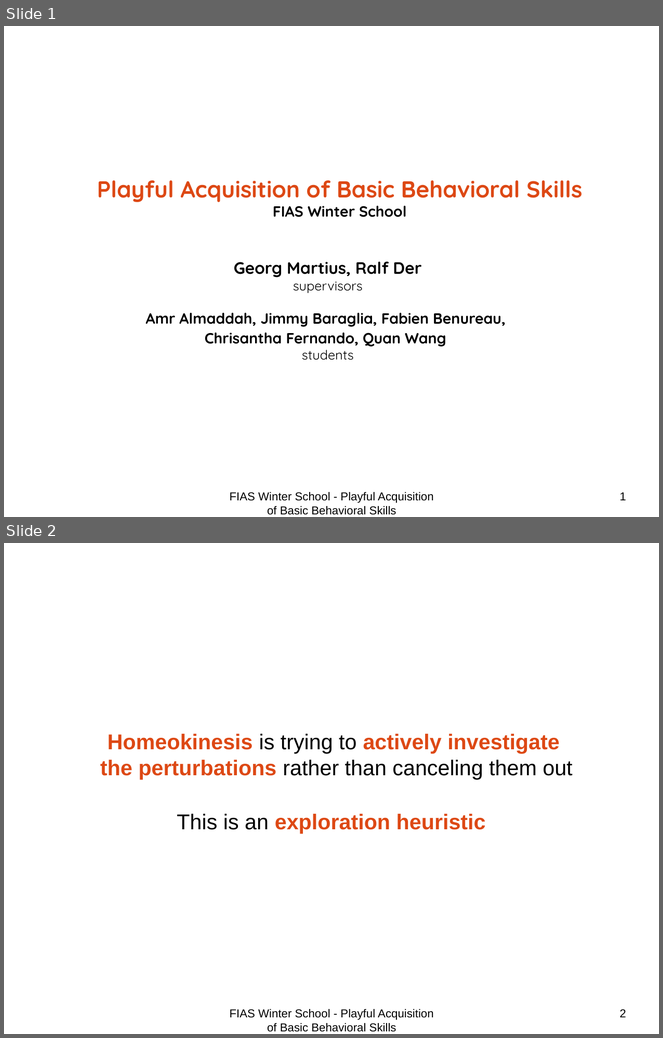
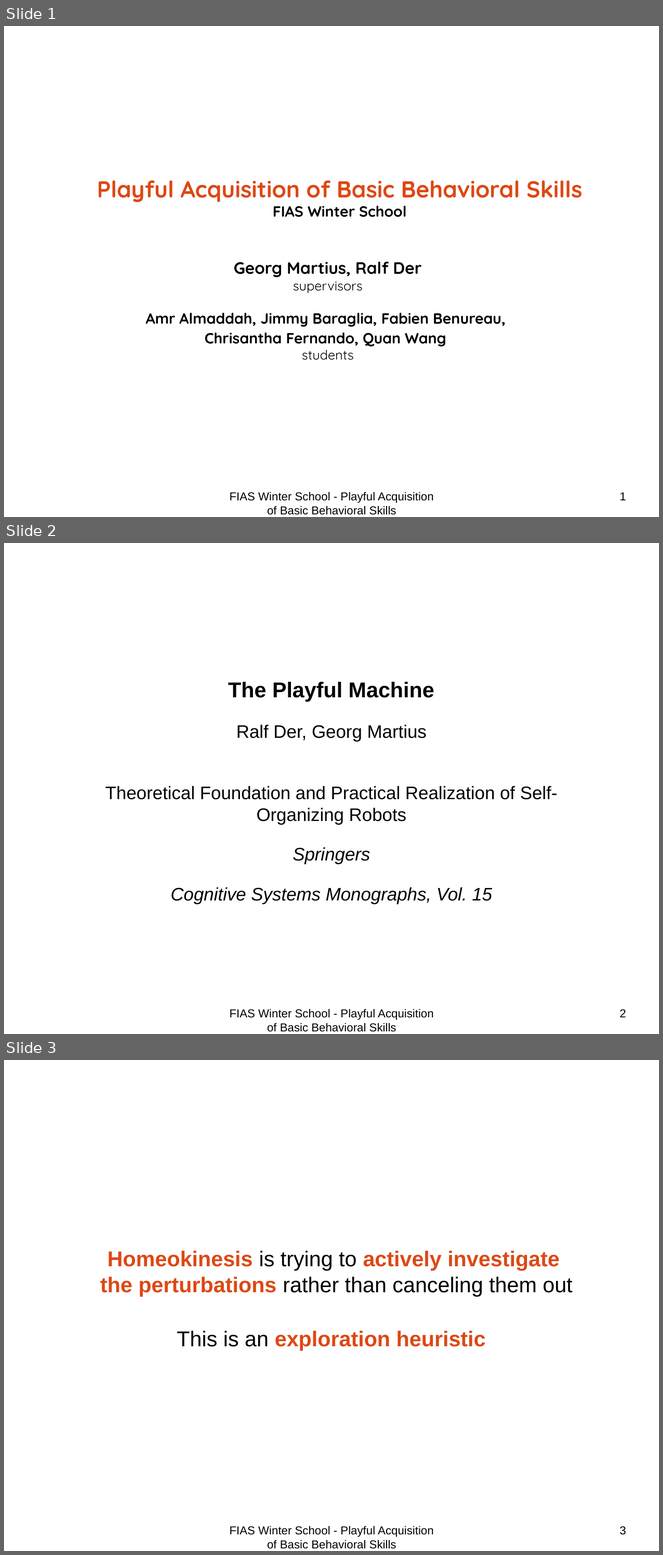
Before and after one commit to benureau/playful, a slide deck: presentation/presentation_fabien.odp. Shown one above the other, each under a label of ours: slides 1 and 2 before the commit, slides 1, 2 and 3 after it. The pictures are 663x1038 and 663x1555 pixels, drawn with LibreOffice and Linux fonts; fonts in the diff are those of the drawing. Boxes give left, top, right and bottom in pixels: in the first picture for what was removed or moved away, otherwise in the second. Text is boxed around its words. In the diff, an @@ line names an element or a change of style, - is before the commit and + after.

```diff
--- a/presentation/presentation_fabien.odp
+++ b/presentation/presentation_fabien.odp
@@ slide 2 added at box(4, 543, 659, 1034), background #FFFFFF @@
@@ text added at box(105, 682, 558, 904), 22 pt, text #000000 @@
+The Playful Machine
+Ralf Der, Georg Martius
+Theoretical Foundation and Practical Realization of Self-Organizing Robots
+Springers
+Cognitive Systems Monographs, Vol. 15
@@ text added at box(230, 1009, 434, 1032), 14 pt, text #000000 @@
+FIAS Winter School - Playful Acquisition of Basic Behavioral Skills
@@ page number added at box(620, 1009, 626, 1018), 14 pt, text #000000 @@
+2
@@ what was slide 2 is now slide 3 @@
@@ page number at box(620, 1526, 626, 1535): text changed @@
-2
+3
```
Also in this commit, not shown: 1 other slide added.
